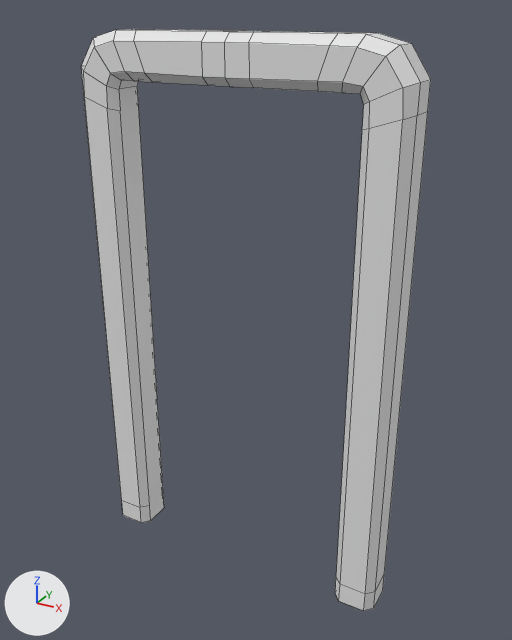
The FBX model Assets/MYgame/3DObj/Model/FBX/Door.fbx as it was, and as the next commit left it.
Rendered twice from a camera (50 mm lens) standing at (2.56, -4.4, 1.33) and looking at (0.09, 0.08, -0.91). The axes (+X, +Y, +Z) are drawn at lower left. The lights are the same throughout. Mesh edges are drawn as thin lines.

Names of what the first picture shows: 'Door_Mesh_01'.
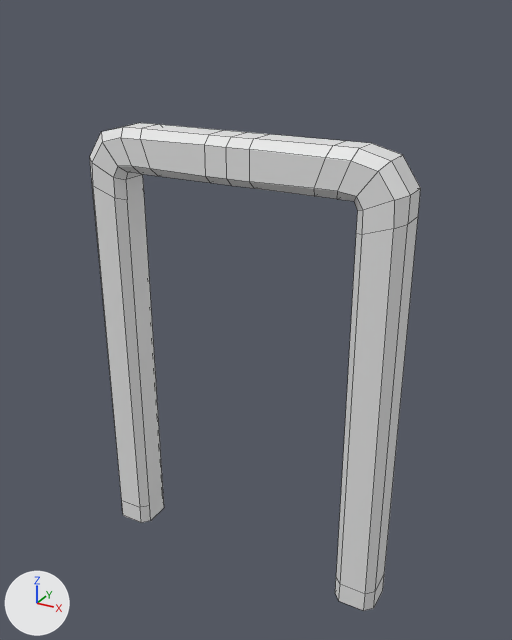
Commit message: fix door mesh morpher

Boxes (x1, y1, x2, y2) around the edits, measured in the pictures (512 x 640 px; the box of a moved part takes in the faces that stretch with it):
'Door_Mesh_01', reshaped (16% shorter)
    before: (81, 29, 431, 611)
    after: (90, 123, 421, 611)
part 1 of me_cube_003, moved or reshaped
    before: (81, 29, 431, 477)
    after: (90, 123, 421, 477)

What changed in the scene script:
```text
Change me_cube_003:
    where me_cube_003.from_pydata(...)  # 136 vertices, 124 faces; spans x -1.29..1.29, y -0.17..0.17, z -3.15..1.19
    used by ob_door_mesh_01; location = (0.0, 0.0, 0.0)
    me_cube_003 part 1: all 104 vertices in x -1.29..1.29, y -0.17..0.17, z 0.64..1.19 are moved by (0.0, 0.0, -0.67)
```
